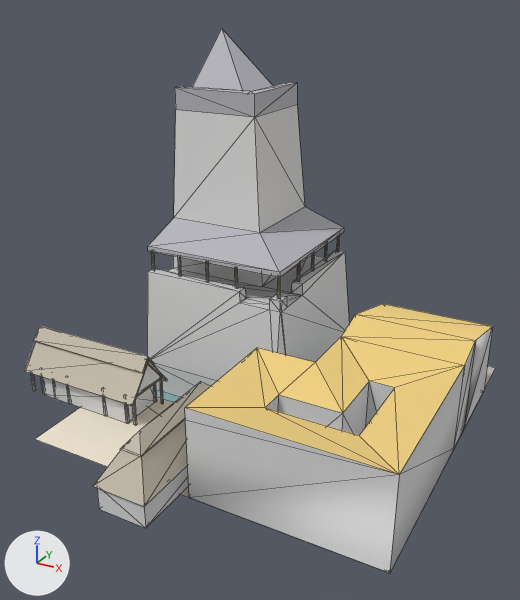
A saved change to the OBJ model assets/stl_export/cr21.obj.
One viewpoint serves both versions: a 50 mm camera at (24.5, -49.0, 33.6) aimed at (-1.1, -2.6, 10.4). Lighting does not change. The marker at lower left points along +X, +Y and +Z. The picture after the commit comes second. Mesh edges are drawn as thin lines. Where no turn or scale is listed for an object, it has been applied to the vertices.

Objects in the first picture: 'cr21'.
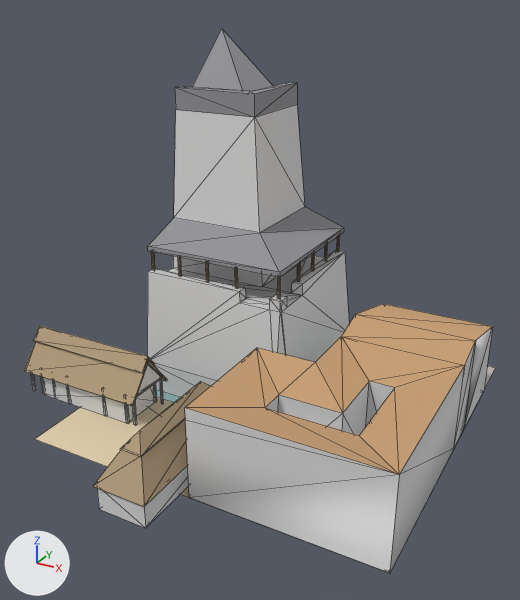
Changed parts and their boxes (x1, y1, x2, y2) in the pictures (520 x 600 px):
'cr21', recoloured
    both: (24, 29, 493, 508)

Edits to the bpy script that builds the scene:
```text
Change mat_castleroof:
    mat_castleroof.base_color: (0.471, 0.471, 0.51) -> (0.294, 0.294, 0.318)  # grey #b7b7bd -> grey #949499
Change mat_straw:
    mat_straw.base_color: (0.569, 0.514, 0.42) -> (0.447, 0.333, 0.204)  # light grey #c7bead -> beige #b29c7d
Change mat_material:
    mat_material.base_color: (0.878, 0.639, 0.224) -> (0.577, 0.349, 0.176)  # yellow #f1d182 -> brown #c89f74
Change mat_cortyard:
    mat_cortyard.base_color: (0.878, 0.792, 0.651) -> (0.757, 0.639, 0.427)  # pale yellow #f1e6d3 -> beige #e2d1af
```
